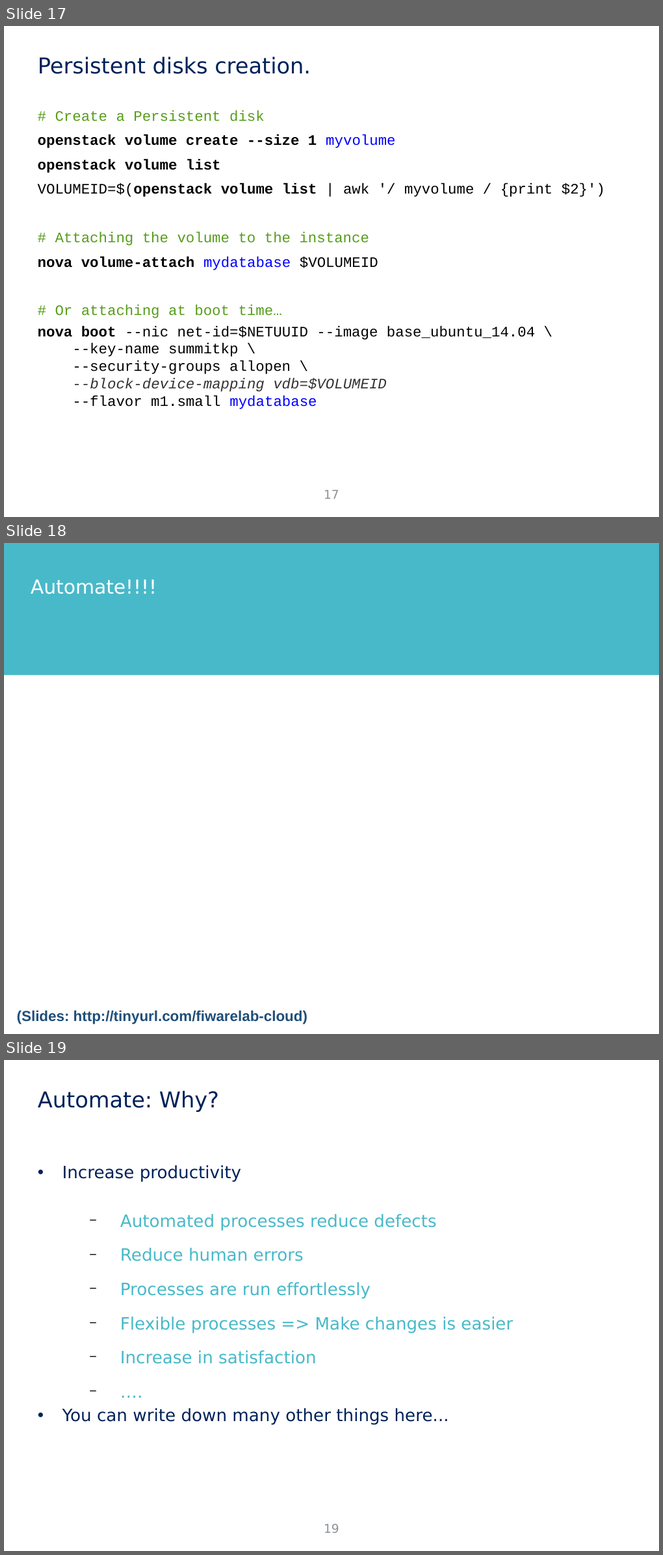
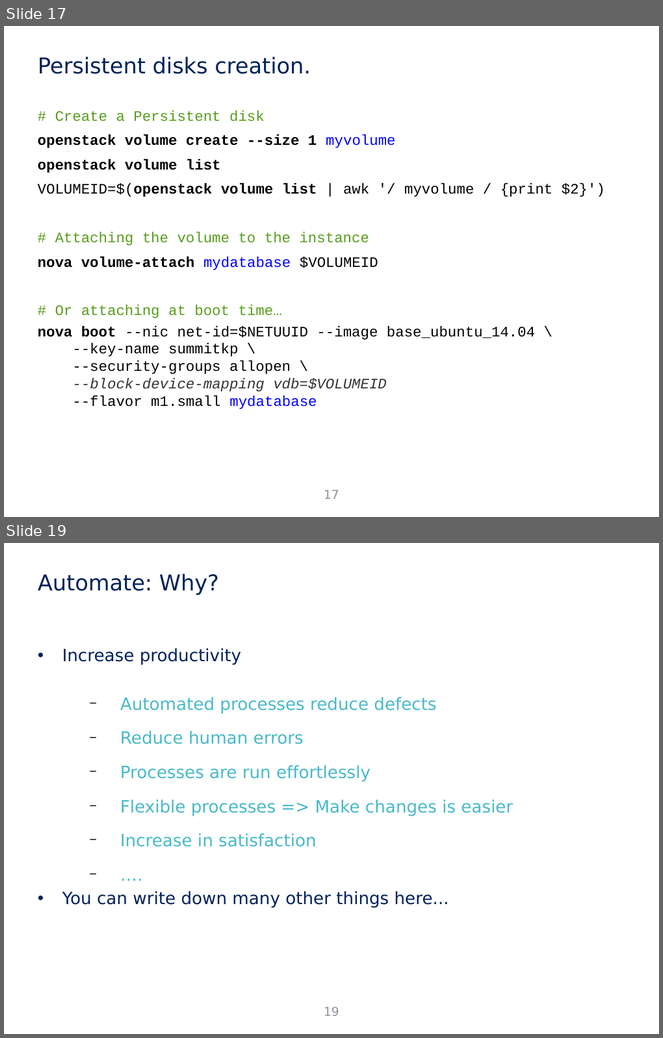
Before and after one commit to jicarretero/SummitMalaga2016, a slide deck: FiwareMalaga.odp. Shown one above the other, each under a label of ours: slides 17, 18 and 19 before the commit, slides 17 and 19 after it; the slides between them are not shown. The pictures are 663x1555 and 663x1038 pixels, drawn with LibreOffice and Linux fonts; fonts in the diff are those of the drawing; background and template pictures are left out. Boxes give left, top, right and bottom in pixels: in the first picture for what was removed or moved away, otherwise in the second. Text is boxed around its words. In the diff, an @@ line names an element or a change of style, - is before the commit and + after.

```diff
--- a/FiwareMalaga.odp
+++ b/FiwareMalaga.odp
@@ slide 18 removed at box(4, 543, 659, 1034), background #FFFFFF @@
@@ rectangle removed at box(4, 543, 659, 675) @@
@@ text removed at box(31, 579, 157, 594) @@
-Automate!!!!
@@ text removed at box(17, 1010, 308, 1025) @@
-(Slides: http://tinyurl.com/fiwarelab-cloud)
```
Also in this commit, not shown: 4 slides changed, 2 slides added, 1 other slide removed.
